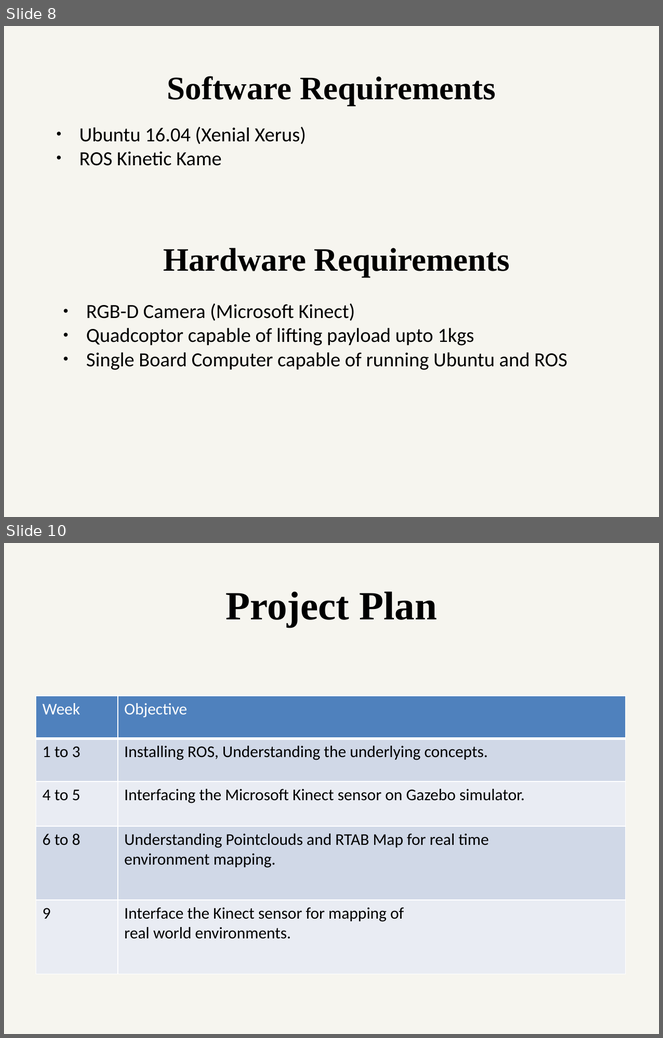
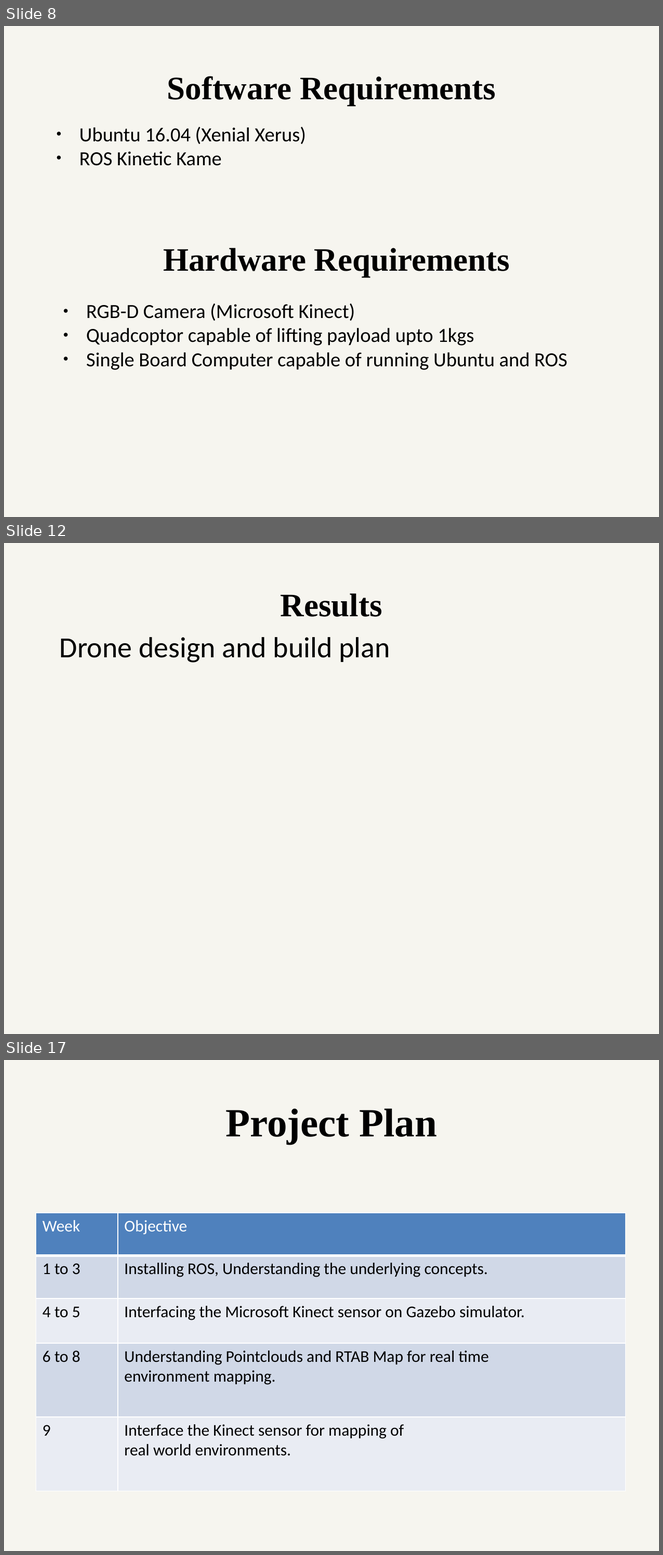
Before and after one commit to ETRX-Batch-2019/Robot-Development-using-ROS, a slide deck: Presentation/4-Aug/Robot-dev-using-ROS.pptx. Shown one above the other, each under a label of ours: slides 8 and 10 before the commit, slides 8, 12 and 17 after it; the slides between them are not shown. The pictures are 663x1038 and 663x1555 pixels, drawn with LibreOffice and Linux fonts; fonts in the diff are those of the drawing. Boxes give left, top, right and bottom in pixels: in the first picture for what was removed or moved away, otherwise in the second. Text is boxed around its words. In the diff, an @@ line names an element or a change of style, - is before the commit and + after.

```diff
--- a/Presentation/4-Aug/Robot-dev-using-ROS.pptx
+++ b/Presentation/4-Aug/Robot-dev-using-ROS.pptx
@@ slide 12 added at (x1=4, y1=543, x2=659, y2=1034), background #EEECE1 at 51% opacity @@
@@ text added at (x1=281, y1=593, x2=383, y2=617), 36 pt, text #000000, bold @@
+Results
@@ text added at (x1=60, y1=637, x2=390, y2=663), 32 pt, text #000000 @@
+Drone design and build plan
@@ what was slide 10 is now slide 17 @@
```
Also in this commit, not shown: 1 slide changed, 6 other slides added.
